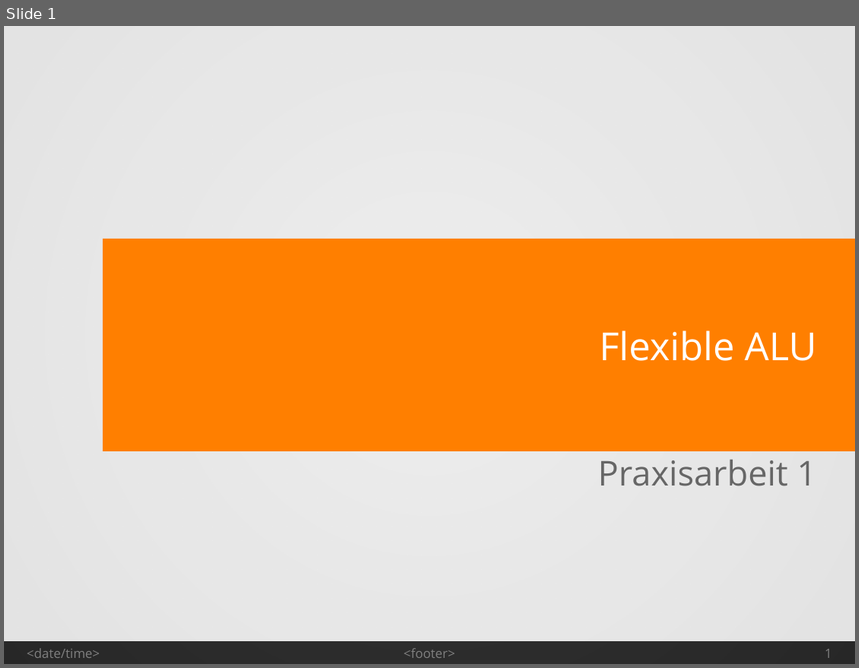
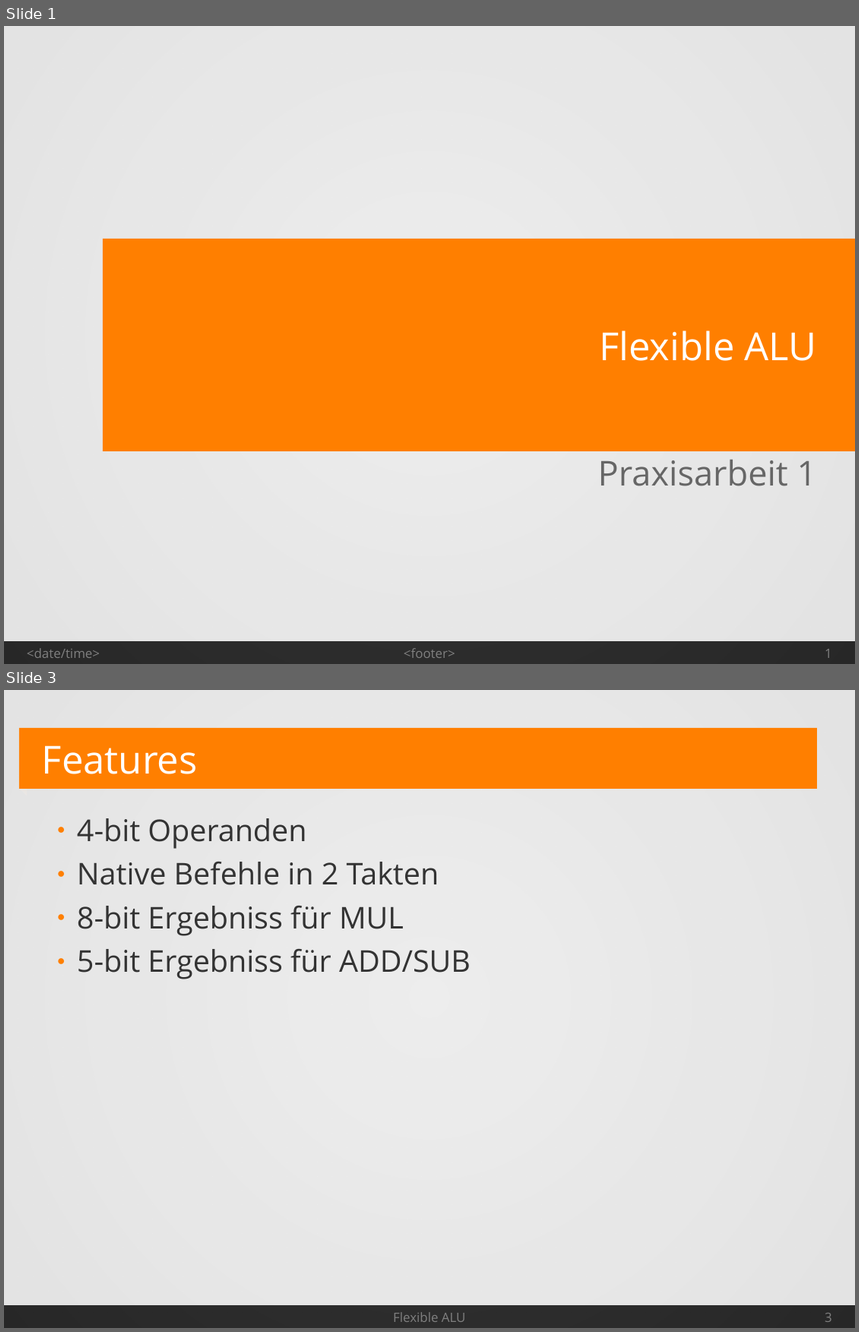
Before and after one commit to Geend/FHDWLogicWorksLib, a slide deck: alu-4/Spec/AluSpec.odp. Shown one above the other, each under a label of ours: slide 1 before the commit, slides 1 and 3 after it; the slides between them are not shown. The pictures are 859x668 and 859x1332 pixels, drawn with LibreOffice and Linux fonts; fonts in the diff are those of the drawing. Boxes give left, top, right and bottom in pixels: in the first picture for what was removed or moved away, otherwise in the second. Text is boxed around its words. In the diff, an @@ line names an element or a change of style, - is before the commit and + after.

```diff
--- a/alu-4/Spec/AluSpec.odp
+++ b/alu-4/Spec/AluSpec.odp
@@ slide 3 added at bbox=[4, 690, 855, 1328], background #FFFFFF; not listed: 2 template elements that a slide beside it also shows @@
@@ rectangle added at bbox=[19, 728, 817, 789], fill #FF7F00 @@
@@ title added at bbox=[42, 745, 197, 774], 36 pt, text #FFFFFF @@
+Features
@@ right triangle added at bbox=[19, 788, 27, 796], fill gradient #BF5F00 @@
@@ text added at bbox=[77, 818, 471, 980], 28 pt, text #333333 @@
+● 4-bit Operanden
+● Native Befehle in 2 Takten
+● 8-bit Ergebniss für MUL
+● 5-bit Ergebniss für ADD/SUB
@@ text added at bbox=[393, 1312, 466, 1322], 12 pt, text #808080 @@
+Flexible ALU
@@ page number added at bbox=[825, 1313, 832, 1322], 12 pt, text #808080 @@
+3
```
Also in this commit, not shown: 8 other slides added, 4 other files.
